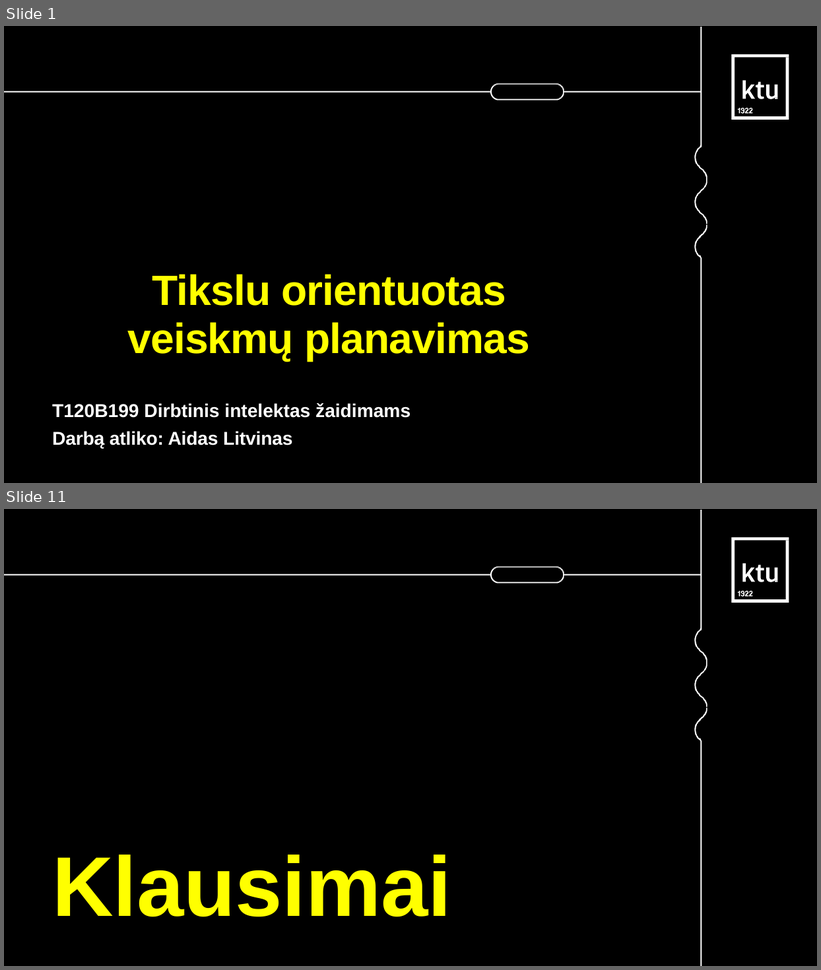
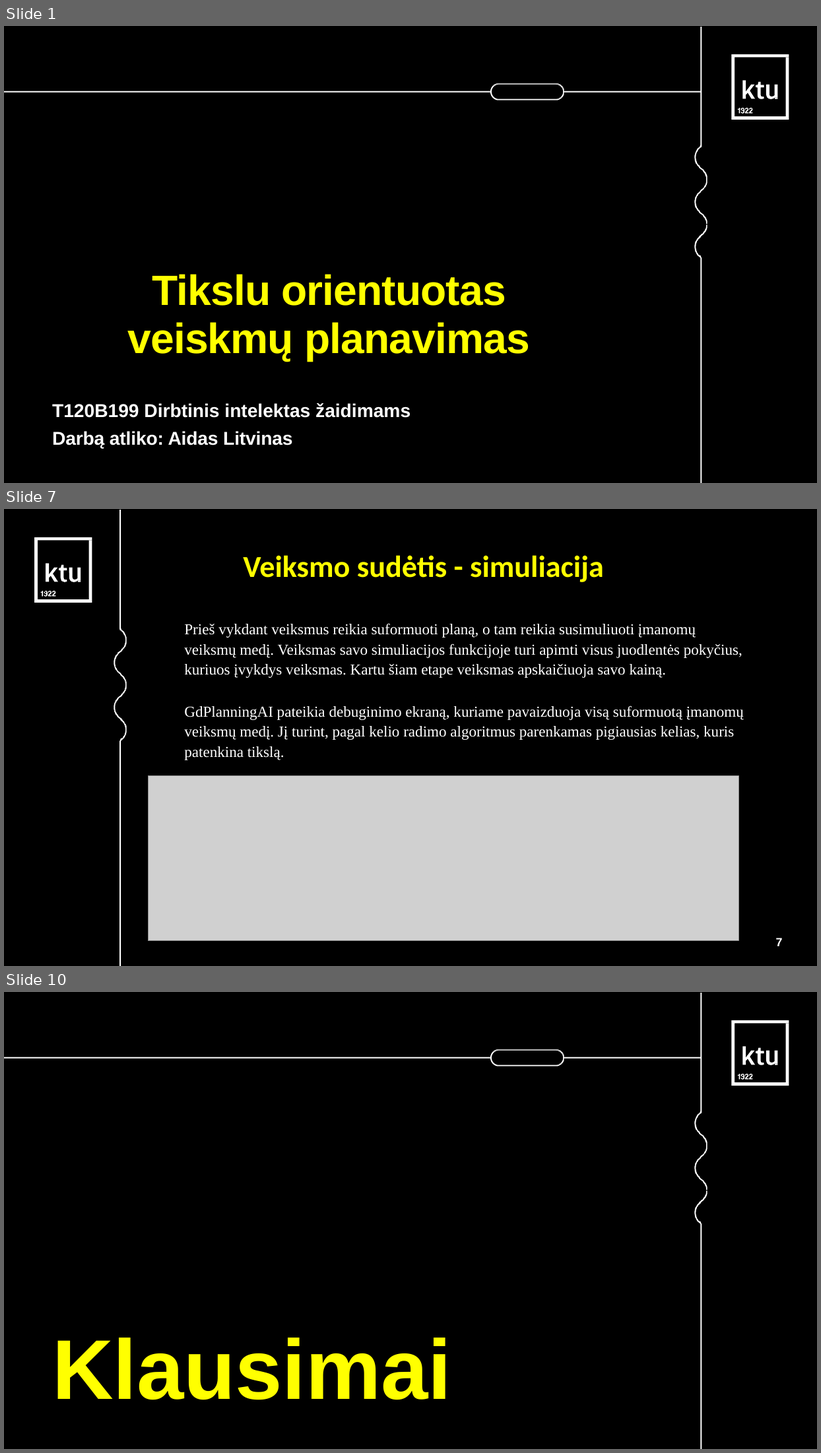
Before and after one commit to AidasLit/Hex-game-uni, a slide deck: documents/GOAP-AI.odp. Shown one above the other, each under a label of ours: slides 1 and 11 before the commit, slides 1, 7 and 10 after it; the slides between them are not shown. The pictures are 821x970 and 821x1453 pixels, drawn with LibreOffice and Linux fonts; fonts in the diff are those of the drawing; grey boxes stand for pictures. Boxes give left, top, right and bottom in pixels: in the first picture for what was removed or moved away, otherwise in the second. Text is boxed around its words. In the diff, an @@ line names an element or a change of style, - is before the commit and + after.

```diff
--- a/documents/GOAP-AI.odp
+++ b/documents/GOAP-AI.odp
@@ slide 7 added at (4,509,817,966), background #FFFFFF; not listed: 1 template element that a slide beside it also shows @@
@@ freeform shape added at (114,510,127,966), fill #FFFFFF @@
@@ freeform shape added at (34,537,92,602), fill #FFFFFF @@
@@ title added at (243,555,604,582), 36 pt, text #FFFF00, bold @@
+Veiksmo sudėtis - simuliacija
@@ text added at (184,623,744,760), 18 pt, text #FFFFFF @@
+Prieš vykdant veiksmus reikia suformuoti planą, o tam reikia susimuliuoti įmanomų veiksmų medį. Veiksmas savo simuliacijos funkcijoje turi apimti visus juodlentės pokyčius, kuriuos įvykdys veiksmas. Kartu šiam etape veiksmas apskaičiuoja savo kainą.
+GdPlanningAI pateikia debuginimo ekraną, kuriame pavaizduoja visą suformuotą įmanomų veiksmų medį. Jį turint, pagal kelio radimo algoritmus parenkamas pigiausias kelias, kuris patenkina tikslą.
@@ picture added at (148,776,739,941) @@
@@ page number added at (776,938,783,947), 14 pt, text #FFFFFF, bold @@
+7
@@ what was slide 11 is now slide 10 @@
```
Also in this commit, not shown: 7 other slides added, 9 slides removed.
